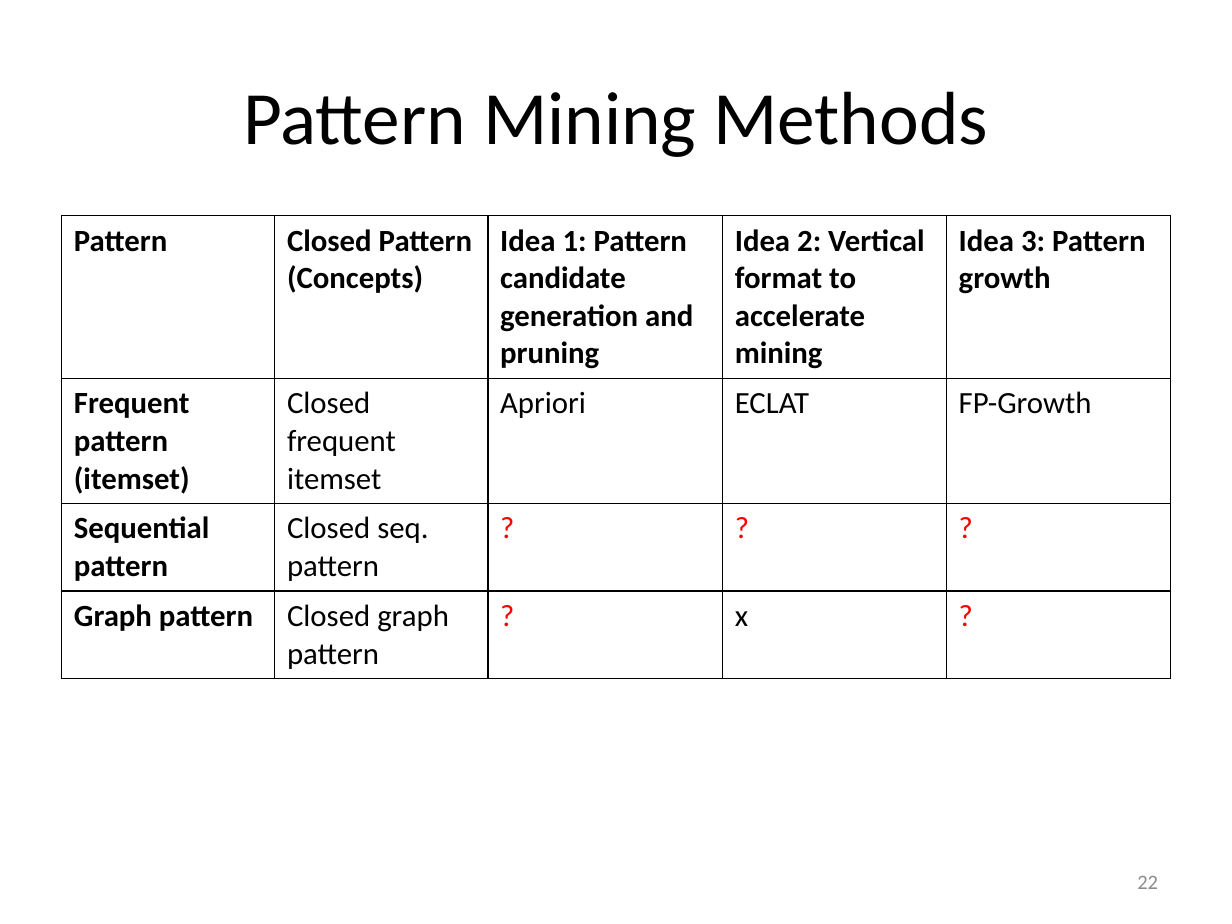
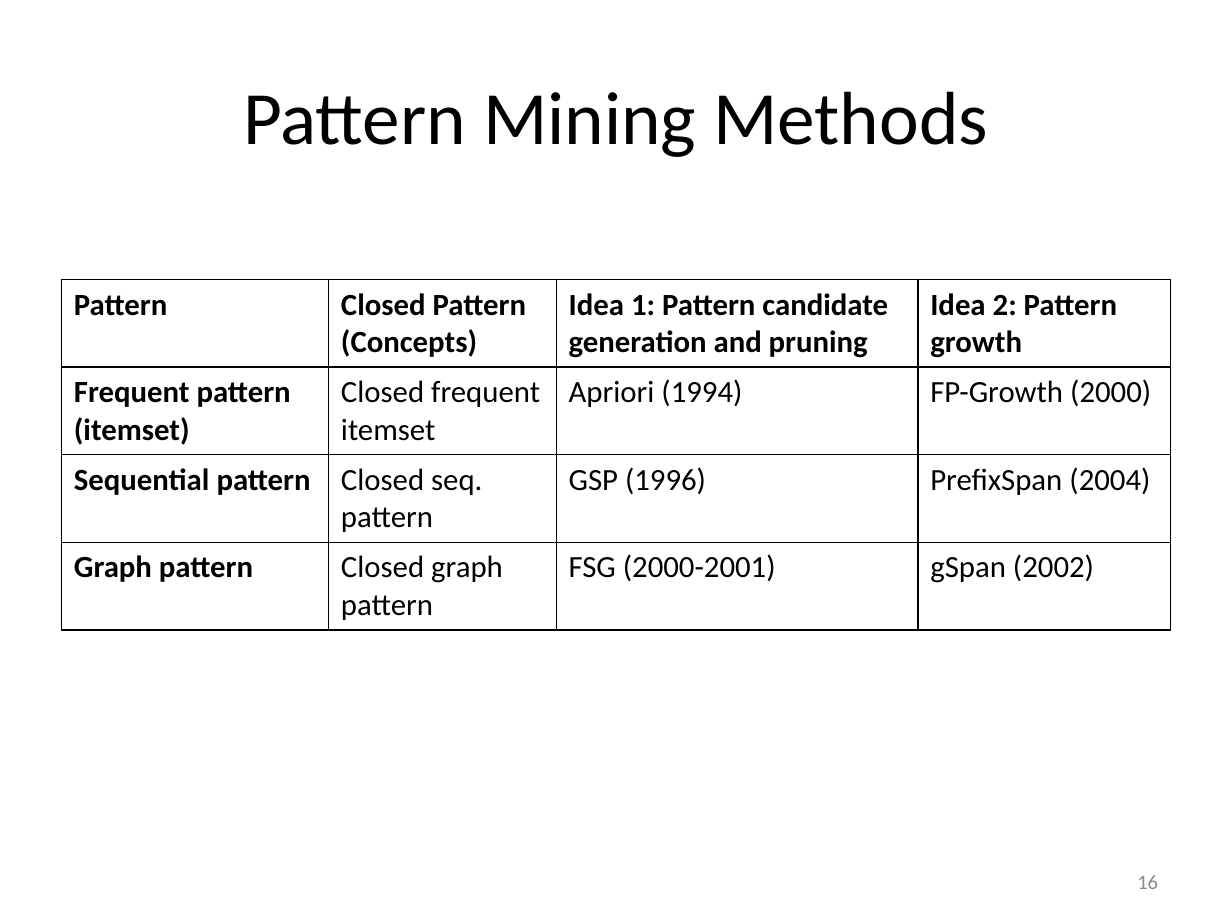
Before and after one commit to mjiang89/mjiang89.github.io, a slide deck: slide 16 of teaching/CSEx0647Fall17-12-BeyondItemset.pptx (slide 22 before the commit). Drawn at 1232x924 pixels with LibreOffice and Linux fonts; fonts in the diff are those of the drawing. Boxes give left, top, right and bottom in pixels: in the first picture for what was removed or moved away, otherwise in the second. Text is boxed around its words. In the diff, an @@ line names an element or a change of style, - is before the commit and + after.

```diff
--- a/teaching/CSEx0647Fall17-12-BeyondItemset.pptx
+++ b/teaching/CSEx0647Fall17-12-BeyondItemset.pptx
@@ table at [62,280,1172,625] @@
-column 3: Idea 1: Pattern candidate generation and pruning | Apriori | ? | ?
-column 4: Idea 2: Vertical format to accelerate mining | ECLAT | ? | x
-column 5: Idea 3: Pattern growth | FP-Growth | ? | ?
+column 3: Idea 1: Pattern candidate generation and pruning | Apriori (1994) | GSP (1996) | FSG (2000-2001)
+column 4: Idea 2: Pattern growth | FP-Growth (2000) | PrefixSpan (2004) | gSpan (2002)
@@ table: place and size @@
-table at [62,216,1170,673]
+table at [62,280,1172,625]
@@ page number at [1137,875,1158,889]: text changed @@
-22
+16
```
Also in this commit, not shown: 8 other slides changed, 14 slides added, 12 slides removed, 4 other files.
